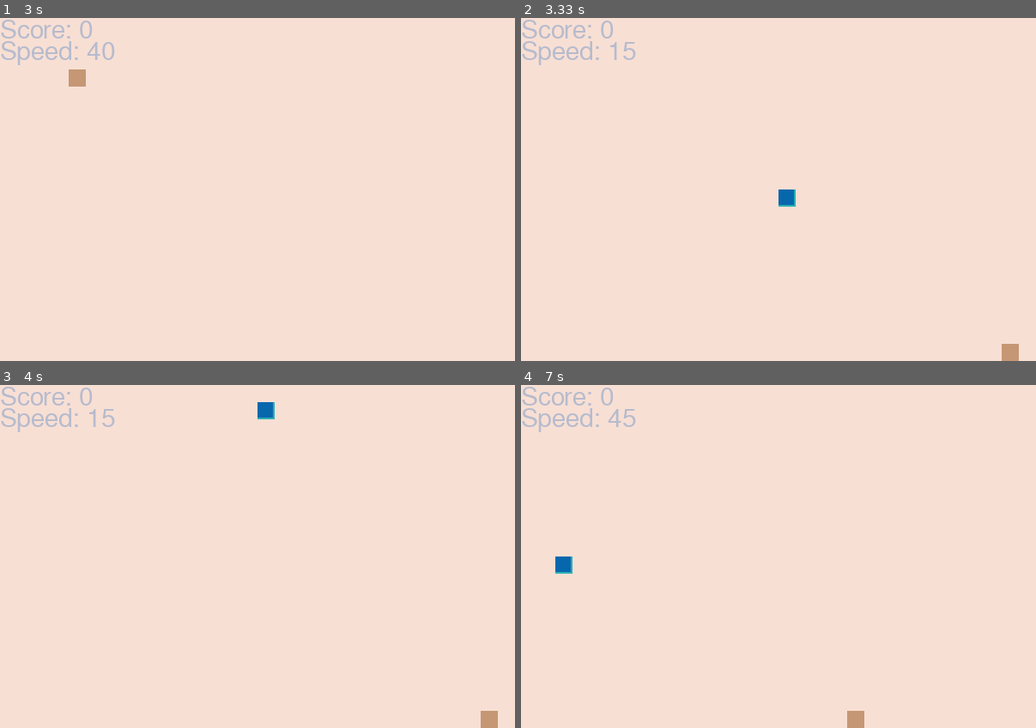
Above: before the commit, frames 1-4 (two rows, left to right).
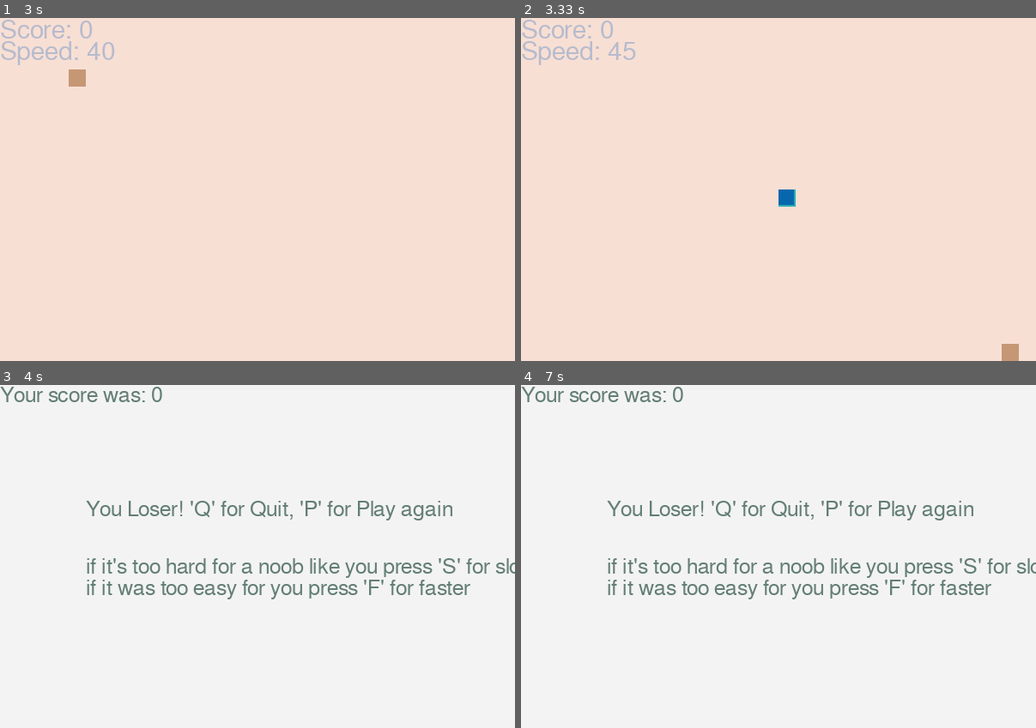
Above: after the commit, the same moments.

Repository: Cukowski/Python-PyGame-Snake-Game
Game: pygame game, started from snake_game.py
Same seed, same stepped clock (60 frames per second), same inputs: the game is played once before the commit and once after it.
Inputs:
- Up to frame 1 (3 s): hold Right 0.33-0.8 s; hold Up 0.83-1.13 s; tap F at 0.9, 1.23, 1.53, 1.73, 2.03, 2.3, 2.63, 2.93 s; tap S at 0.98, 2.38 s; hold Right 1.17-1.63 s; hold Left 1.67-2.2 s; hold Down 2.23-2.53 s; hold Left 2.57-2.97 s
- Up to frame 2 (3.33 s): hold P from 3 s (still down); tap F at 3.07 s
- Up to frame 3 (4 s): release P at 3.37 s; hold Up 3.4-3.77 s; tap F at 3.47 s; tap S at 3.55 s
- Up to frame 4 (7 s): tap F at 4.93, 5.23, 5.43, 5.73, 5.93, 6.27, 6.57, 6.77 s; tap S at 5.02, 6.35 s; hold Up 5.87-6.17 s; hold Right 6.2-6.67 s; hold Left from 6.7 s (still down)

Frame 1 is identical in both runs. In frame 2, less than 0.1% of the frame differs, in the area x 17-20%, y 7-13%; in frame 3, 100%, in the area x 0-100%, y 0-100%; in frame 4, 100%.

Commit message:
Update snake_game.py

Diff:
--- a/snake_game.py
+++ b/snake_game.py
@@ -113,7 +113,7 @@
                         game_over = True
                         game_close = False
                     if event.key == pygame.K_p:  # if p clicked - play
-                        game_loop(10)
+                        game_loop(snake_speed)
 
         for event in pygame.event.get():
             if event.type == pygame.QUIT:  # to check if the close button is clicked
